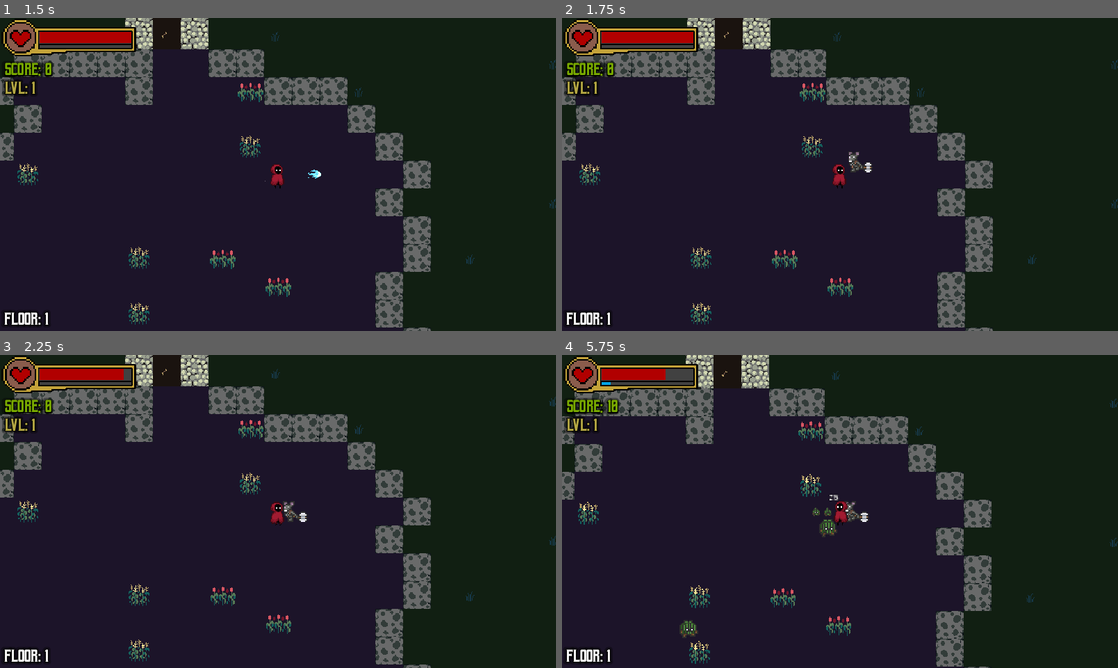
Above: before the commit, frames 1-4 (two rows, left to right).
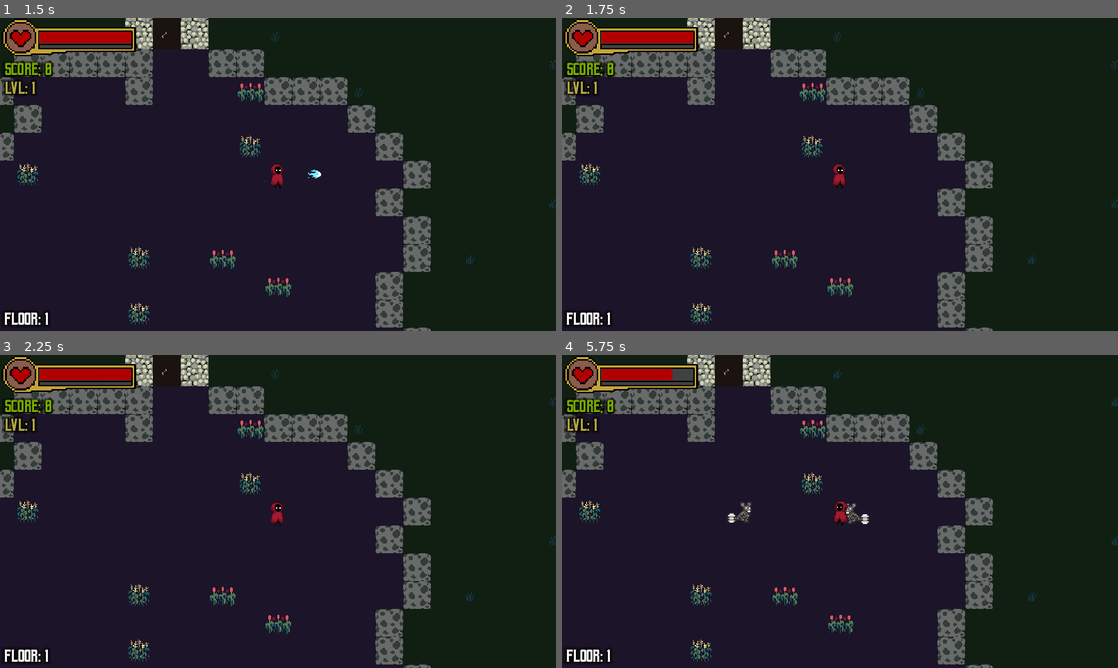
Above: after the commit, the same moments.

Repository: WizardsNStuff/Zealot-of-Wanderlust
Game: Godot game, scene res://Scenes/wizard_game.tscn
Two runs of this game, one before a commit and one after it. Both use one fixed random seed, a clock stepped at 60 frames per second and the inputs below. The engine's default icon, where the game draws it, is replaced by a stand-in: a white triangle on a blue panel in a dark square.
Inputs:
- Up to frame 1 (1.5 s): click "Start" at 0.5 s; tap Enter at 1.25 s; hold Right (attack_right) from 1.28 s (still down)
- Up to frame 2 (1.75 s): keep holding Right (attack_right)
- Up to frame 3 (2.25 s): release Right (attack_right) at 2.03 s; hold Down (attack_down) from 2.03 s (still down)
- Up to frame 4 (5.75 s): release Down (attack_down) at 2.78 s; hold Right (attack_right) 2.78-3.53 s; hold Up (attack_up) 3.53-4.28 s; hold Left (attack_left) from 4.28 s (still down)

Frame 1 is identical in both runs. In frame 2, 0.2% of the frame differs, in the area x 51-56%, y 42-50%; in frame 3, 0.5%; in frame 4, 7.4%, in the area x 0-100%, y 0-100%.

Commit message:
changed mob spawning amounts

Diff:
--- a/zealot-of-wanderlust/Scripts/controller.gd
+++ b/zealot-of-wanderlust/Scripts/controller.gd
@@ -1271,12 +1271,12 @@
 
 	match room_type_name:
 		"SKELETONS":
-			skeleton_count = floor((proc_gen_data.current_dungeon_floor + 3) * 1.1)
+			skeleton_count = floor(pow((proc_gen_data.current_dungeon_floor + 2), 1.5))
 			for i in range(skeleton_count):
 				room_node.add_enemy(model.skeleton_enemy)
 		"SKELETONS_AND_MINOTAURS":
-			skeleton_count = floor((proc_gen_data.current_dungeon_floor + 3) * 1.1 * 0.5)
-			minotaur_count = floor((proc_gen_data.current_dungeon_floor + 1) * 0.6)
+			skeleton_count = floor(pow((proc_gen_data.current_dungeon_floor + 2), 1.2))
+			minotaur_count = floor((proc_gen_data.current_dungeon_floor + 2) * 0.6)
 
 			for i in range(skeleton_count):
 				room_node.add_enemy(model.skeleton_enemy)
@@ -1285,8 +1285,8 @@
 				room_node.add_enemy(model.minotaur_enemy)
 
 		"SKELETONS_AND_SLIMES":
-			skeleton_count = floor((proc_gen_data.current_dungeon_floor + 3) * 1.1 * 0.3)
-			slime_count = floor((proc_gen_data.current_dungeon_floor + 1) * 2)
+			skeleton_count = floor((proc_gen_data.current_dungeon_floor + 3) * 0.5)
+			slime_count = floor((proc_gen_data.current_dungeon_floor + 1) * 3)
 
 			for i in range(slime_count):
 				room_node.add_enemy(model.slime_enemy)
@@ -1295,7 +1295,7 @@
 				room_node.add_enemy(model.skeleton_enemy)
 
 		"MINOTAURS":
-			minotaur_count = floor((proc_gen_data.current_dungeon_floor + 1) * 0.6)
+			minotaur_count = proc_gen_data.current_dungeon_floor * 2
 			for i in range(minotaur_count):
 				room_node.add_enemy(model.minotaur_enemy)
 
--- a/zealot-of-wanderlust/Scripts/model.gd
+++ b/zealot-of-wanderlust/Scripts/model.gd
@@ -11,7 +11,7 @@
 @export var enemy_spawner : Node
 
 var spawn_duration : float = 10.0
-var spawn_interval : float = 1.0
+var spawn_interval : float = 2.0
 var spawn_timer : Timer
 var stop_timer : Timer
 
